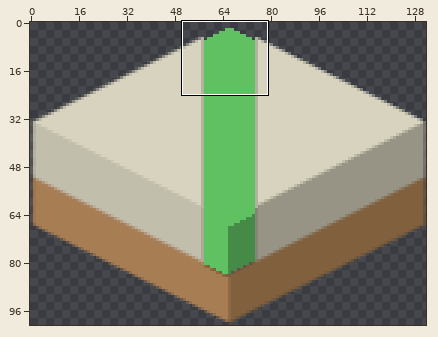
Edited in one commit: sprite sheet (transportTiles/transportTilesTBsbahn.png). Above, an overview of the earlier version with the close-up marked.
Close-up. Earlier state:
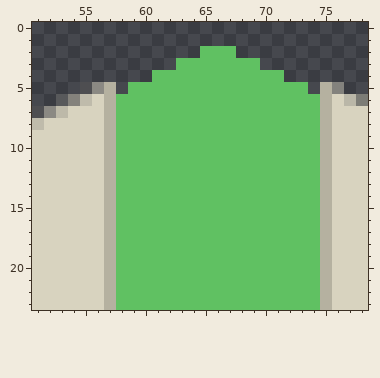
The file is 132x101 pixels. Pixels under 10% opacity are left out. Colours within 5 levels of each other are drawn and written as one. Shown: x 51..78, y 0..23.
And afterwards:
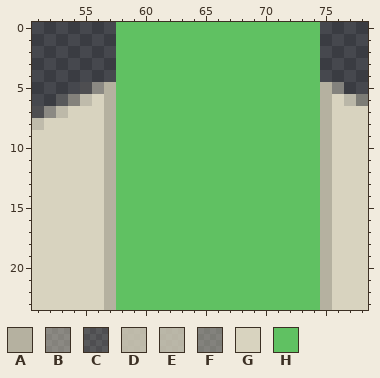
Palette (. is transparent): A #b5b1a0  B #d7d0bd79  C #d7cfb720  D #d5d0bcd7  E #d6d1bdce  F #d7d2bd6c  G #d8d3bf  H #60c162
From old to new:
{"y":0,"x":58,"old":".................","new":"HHHHHHHHHHHHHHHHH"}
{"y":1,"x":58,"old":".................","new":"HHHHHHHHHHHHHHHHH"}
{"y":2,"x":58,"old":".......","new":"HHHHHHH"}
{"y":2,"x":68,"old":".......","new":"HHHHHHH"}
{"y":3,"x":58,"old":".....","new":"HHHHH"}
{"y":3,"x":70,"old":".....","new":"HHHHH"}
{"y":4,"x":58,"old":"...","new":"HHH"}
{"y":4,"x":72,"old":"...","new":"HHH"}
{"y":5,"x":58,"old":".","new":"H"}
{"y":5,"x":74,"old":".","new":"H"}
{"label":"added","picture_box":[116,22,320,94]}
